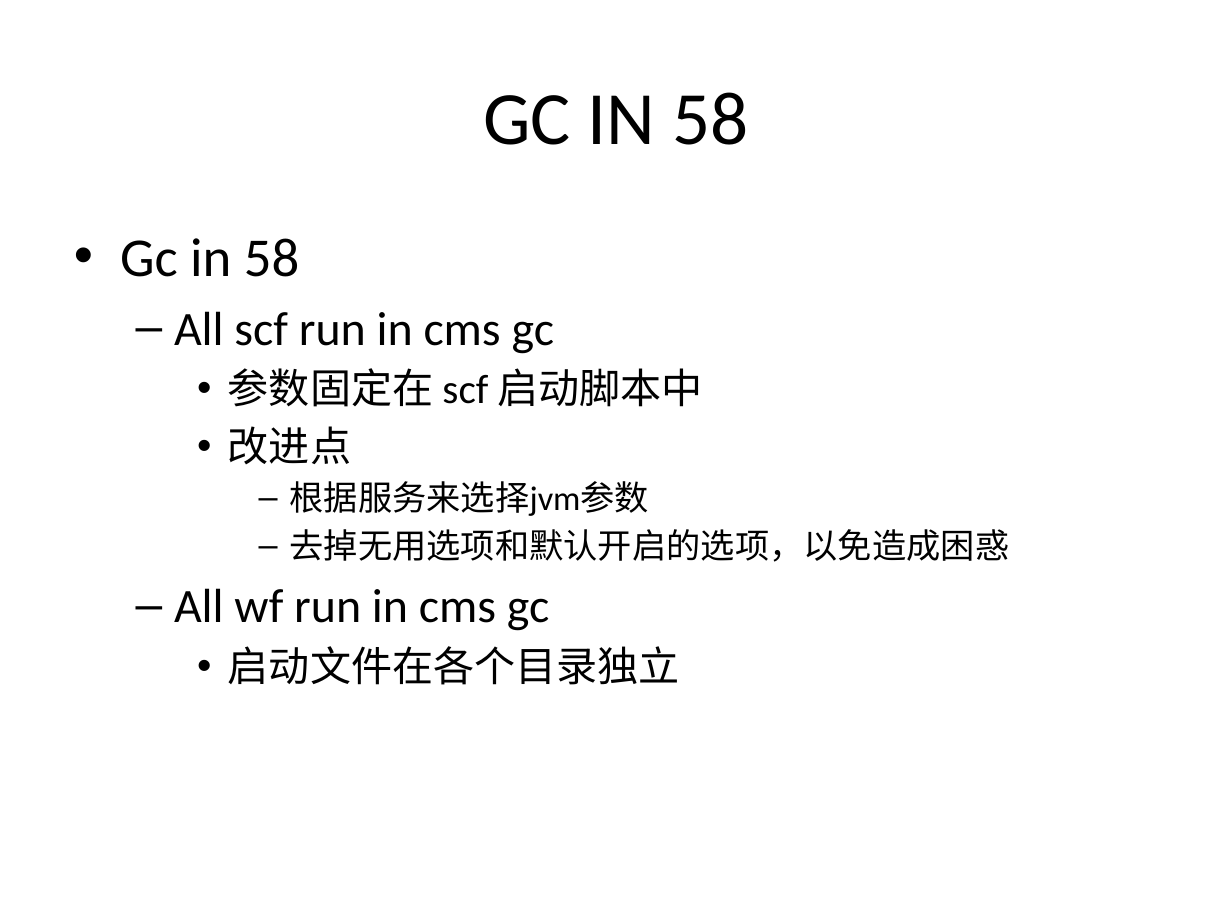
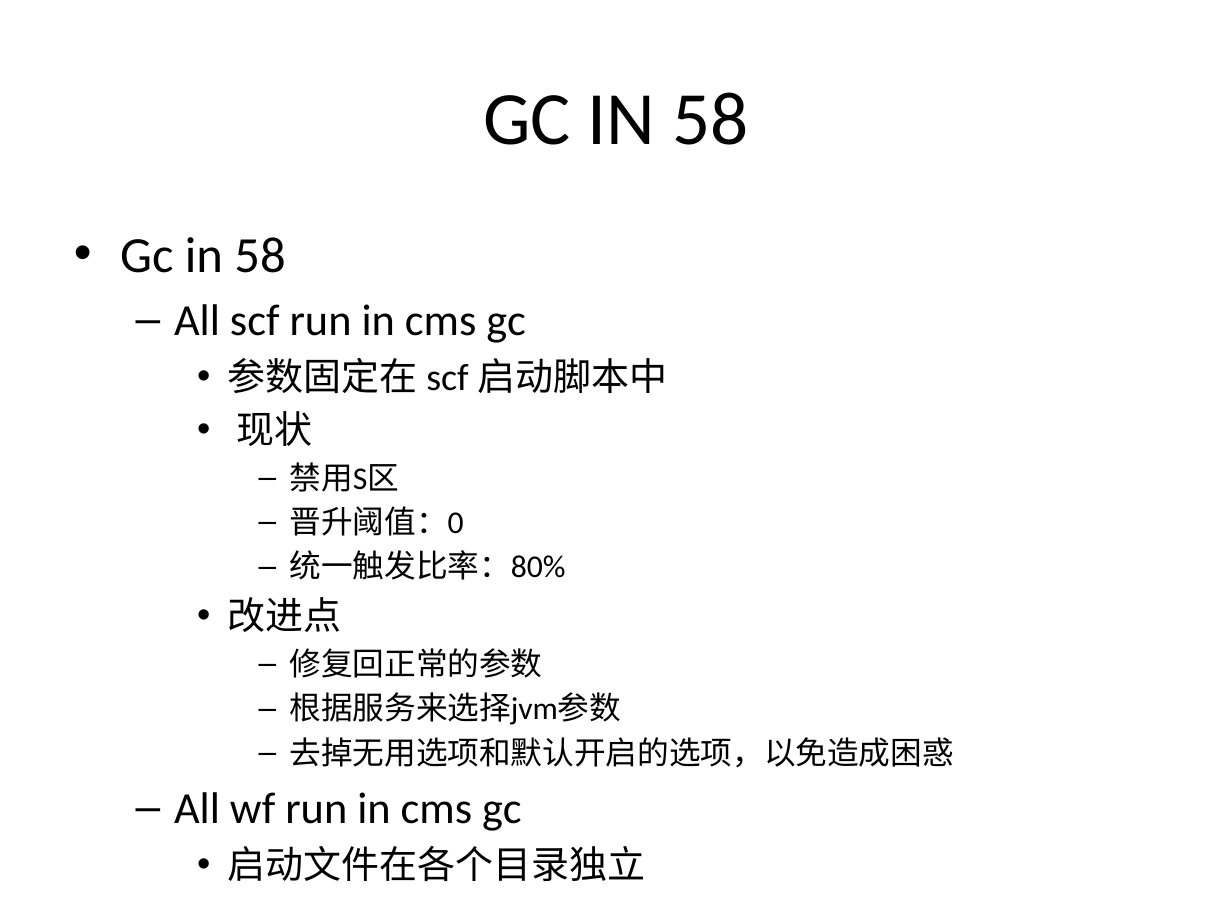
Before and after one commit to cyberdak/javaperformance, a slide deck: slide 18 of Java 性能优化.pptx (slide 16 before the commit). Drawn at 1232x924 pixels with LibreOffice and Linux fonts; fonts in the diff are those of the drawing. Boxes give left, top, right and bottom in pixels: in the first picture for what was removed or moved away, otherwise in the second. Text is boxed around its words. In the diff, an @@ line names an element or a change of style, - is before the commit and + after.

```diff
--- a/Java 性能优化.pptx
+++ b/Java 性能优化.pptx
@@ text at box(120, 237, 954, 882): size 32 to 29.6 pt in "Gc in 58"; size 28 to 25.9 pt in "All scf run in cms gc", "All wf run in cms gc"; size 24 to 22.2 pt in "参数固定在 scf 启动脚本中", "改进点", "启动文件在各个目录独立"; size 20 to 18.5 pt in "根据服务来选择jvm参数", "去掉无用选项和默认开启的选项，以免造成困惑" @@
@@ text at box(236, 411, 566, 580): paragraphs added @@
+    • 现状
+      – 禁用S区
+      – 晋升阈值：0
+      – 统一触发比率：80%
@@ text at box(290, 648, 543, 678): paragraph added @@
+      – 修复回正常的参数
```
Also in this commit, not shown: 5 other slides changed, 3 slides added, 1 slide removed, 2 other files.
